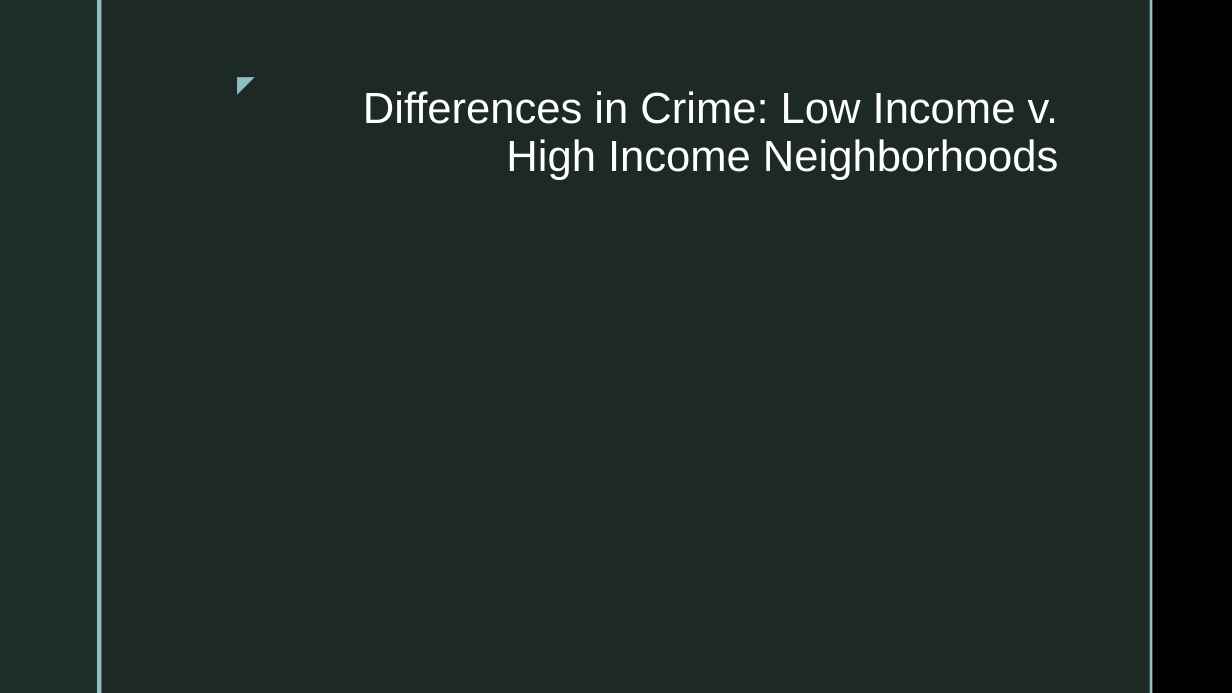
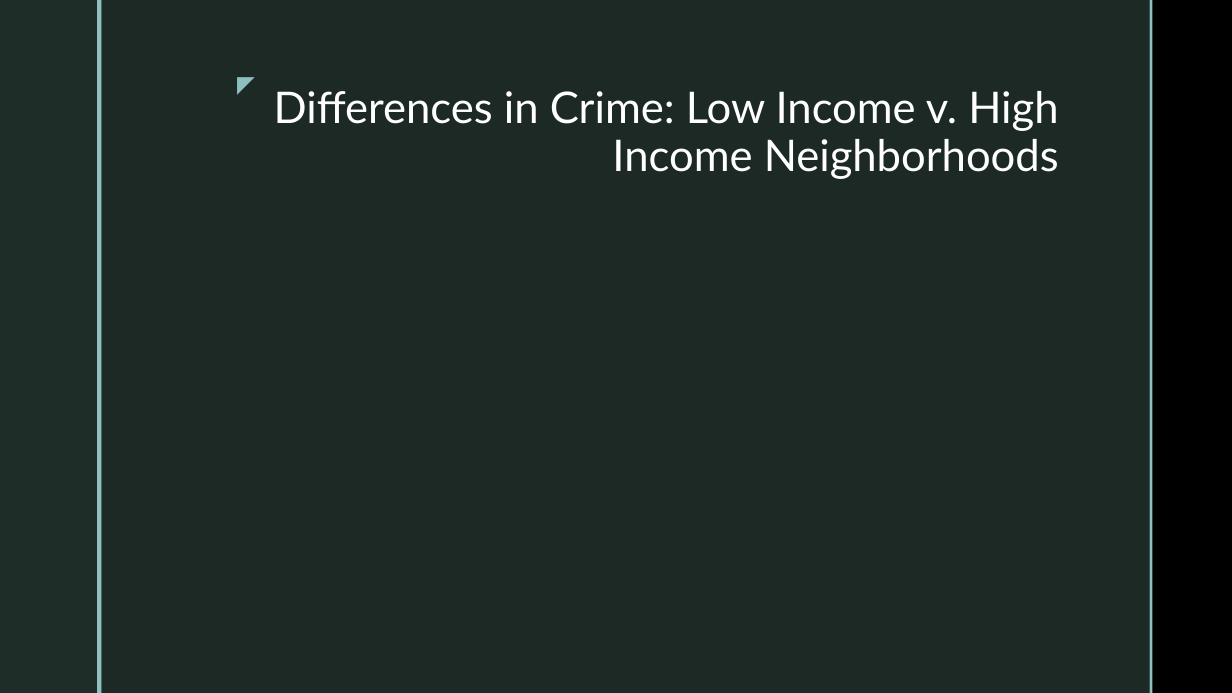
Before and after one commit to zapatos24/Mod_3_Final_Project, a slide deck: slide 5 of presentation_mod_3.pptx. Drawn at 1232x693 pixels with LibreOffice and Linux fonts; fonts in the diff are those of the drawing; background and template pictures are left out. Boxes give left, top, right and bottom in pixels: in the first picture for what was removed or moved away, otherwise in the second. Text is boxed around its words. In the diff, an @@ line names an element or a change of style, - is before the commit and + after.

```diff
--- a/presentation_mod_3.pptx
+++ b/presentation_mod_3.pptx
@@ title "Differences in Crime: Low Income ..." at (274, 91, 1059, 179): font Arial to Lato @@
```
Also in this commit, not shown: 2 other slides changed, 1 slide added, 2 other files.
